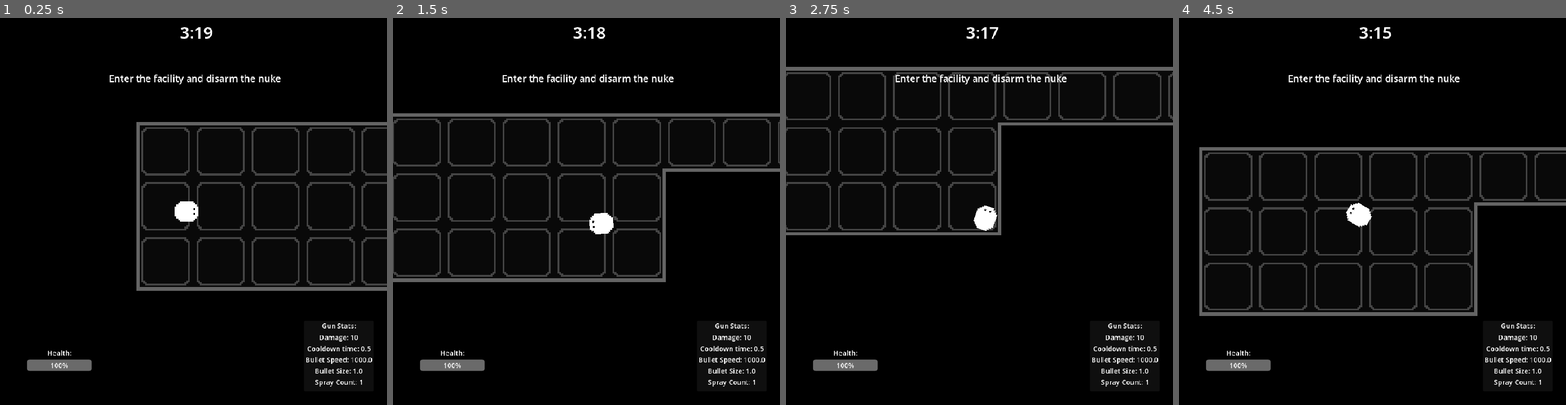
Above: before the commit, frames 1-4 (left to right).
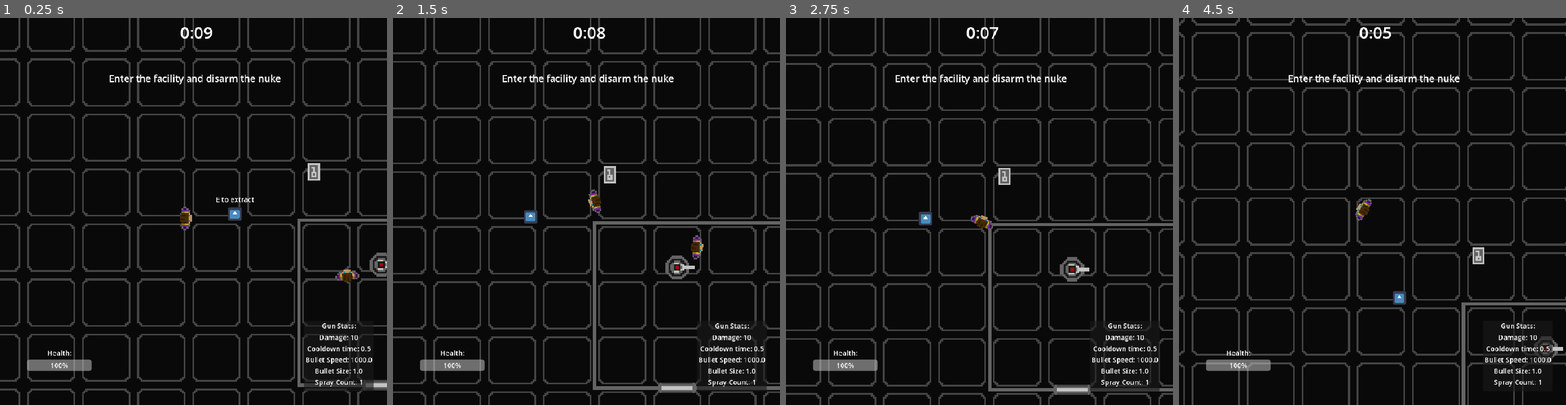
Above: after the commit, the same moments.

Repository: AthertonRoamer/GMTK2026CountDown
Game: Godot game, scene res://framework/main/main.tscn
The game is run twice, just before and just after one commit, with the same random seed, the same clock (stepped at 60 frames per second) and the same inputs. The engine's default icon, where the game draws it, is replaced by a stand-in: a white triangle on a blue panel in a dark square.
Inputs (mouse positions are in pixels of both pictures, inside the frame that each line leads up to):
- Up to frame 1 (0.25 s): no input
- Up to frame 2 (1.5 s): move the mouse to (671, 192) at 0.52 s; hold D (walk_right) 0.53-1.28 s; tap Space (dash) at 0.6 s; move the mouse to (509, 230) at 1.27 s; hold S (walk_down) from 1.28 s (still down); tap R (grab) at 1.35 s
- Up to frame 3 (2.75 s): move the mouse to (1018, 126) at 2.02 s; release S (walk_down) at 2.03 s; hold D (walk_right) from 2.03 s (still down); hold E (interact) from 2.03 s (still down)
- Up to frame 4 (4.5 s): move the mouse to (1353, 288) at 2.77 s; release D (walk_right) at 2.78 s; release E (interact) at 2.78 s; hold W (walk_up) 2.78-3.53 s; tap F (plant) at 2.85 s; move the mouse to (1488, 269) at 3.52 s; press the mouse at (1488, 269) at 3.53 s; hold A (walk_left) from 3.53 s (still down); move the mouse to (1256, 153) at 4.27 s; release the mouse at (1256, 153) at 4.28 s; right-click (1256, 153) at 4.35 s

The runs differ from the first frame. In frame 1, 16% of the frame differs, in the area x 0-100%, y 0-100%; in frame 2, 18%; in frame 3, 16%; in frame 4, 17%.

Commit message:
Added laser sound

Diff:
--- a/framework/game/game.tscn
+++ b/framework/game/game.tscn
@@ -5,11 +5,12 @@
 [ext_resource type="Script" uid="uid://d3p0l0b5841ro" path="res://framework/game/game_level_manager.gd" id="2_erbt7"]
 [ext_resource type="Script" uid="uid://tidjdpqv0mrg" path="res://framework/game/level_system/level/level_data.gd" id="3_edldn"]
 [ext_resource type="PackedScene" uid="uid://e08ckq18wnum" path="res://levels/1_level.tscn" id="4_1qalo"]
+[ext_resource type="PackedScene" uid="uid://d3yeukgb318c1" path="res://test_levels/1_test_level.tscn" id="4_10ul7"]
 [ext_resource type="PackedScene" uid="uid://dgx1wupnepqos" path="res://levels/2_level.tscn" id="4_h6l0g"]
 
 [sub_resource type="Resource" id="Resource_rvnd4"]
 script = ExtResource("3_edldn")
-level_scene = ExtResource("4_h6l0g")
+level_scene = ExtResource("4_10ul7")
 metadata/_custom_type_script = "uid://tidjdpqv0mrg"
 
 [sub_resource type="Resource" id="Resource_y8b25"]
--- a/projectile/generic_gun.gd
+++ b/projectile/generic_gun.gd
@@ -7,6 +7,13 @@
 @export var bullet_size_multiplier : float = 1
 @export var bullet_spray : int = 1
 @export var spray_dif_angle : float = 5
+var sound : AudioStreamPlayer2D
+
+func _ready() -> void:
+	super()
+	sound = AudioStreamPlayer2D.new()
+	sound.stream = preload("res://assets/sound/laser_sound.wav")
+	add_child(sound)
 
 func set_up_projectile() -> Projectile:
 	var new_projectile : Projectile = super()
@@ -33,3 +40,4 @@
 		new_projectile.direction = new_projectile.direction.rotated(i * deg_to_rad(spray_dif_angle))
 		new_projectile.rotation = new_projectile.direction.angle() + PI / 2
 		Main.main.get_world().add_child(new_projectile)
+	sound.play()
--- a/upgrades/upgrade_options/default_upgrade_options.tres
+++ b/upgrades/upgrade_options/default_upgrade_options.tres
@@ -2,23 +2,9 @@
 
 [ext_resource type="Script" uid="uid://cajujnujbocqf" path="res://upgrades/upgrade_options/upgrade_option_list.gd" id="1_e5r4d"]
 [ext_resource type="Script" uid="uid://c3n6t7c8clneh" path="res://upgrades/upgrade_scripts/upgrade.gd" id="2_a2edl"]
-[ext_resource type="Script" uid="uid://dj5w261anjbmk" path="res://upgrades/upgrade_scripts/bullet_size_upgrade.gd" id="3_hvq18"]
-[ext_resource type="Script" uid="uid://c0bv0oa41u8xb" path="res://upgrades/upgrade_scripts/bullet_speed_upgrade.gd" id="4_8r10s"]
 [ext_resource type="Script" uid="uid://b1g7ib35c3lbf" path="res://upgrades/upgrade_scripts/cooldown_upgrade.gd" id="5_tge00"]
 [ext_resource type="Script" uid="uid://cuumjkhrqkrp6" path="res://upgrades/upgrade_scripts/damage_upgrade.gd" id="6_k7mqp"]
 [ext_resource type="Script" uid="uid://d4frsfqiao7v8" path="res://upgrades/upgrade_scripts/spray_upgrade.gd" id="7_0xrea"]
-
-[sub_resource type="Resource" id="Resource_3atvk"]
-script = ExtResource("3_hvq18")
-description = "Buffs bullet size"
-name = "Bullet Size Upgrade"
-metadata/_custom_type_script = "uid://dj5w261anjbmk"
-
-[sub_resource type="Resource" id="Resource_3dsuf"]
-script = ExtResource("4_8r10s")
-description = "Buffs bullet speed"
-name = "Bullet Speed Upgrade"
-metadata/_custom_type_script = "uid://c0bv0oa41u8xb"
 
 [sub_resource type="Resource" id="Resource_glkxx"]
 script = ExtResource("5_tge00")
@@ -40,5 +26,5 @@
 
 [resource]
 script = ExtResource("1_e5r4d")
-upgrade_options = Array[ExtResource("2_a2edl")]([SubResource("Resource_3atvk"), SubResource("Resource_3dsuf"), SubResource("Resource_glkxx"), SubResource("Resource_e5r4d"), SubResource("Resource_hvq18")])
+upgrade_options = Array[ExtResource("2_a2edl")]([SubResource("Resource_glkxx"), SubResource("Resource_e5r4d"), SubResource("Resource_hvq18")])
 metadata/_custom_type_script = "uid://cajujnujbocqf"
Binary file added: assets/art_round_1/Coverart2.png
Not shown, added: assets/art_round_1/Coverart2.png.import
Binary file changed: assets/art_round_1/Key.png
Binary file changed: assets/art_round_1/Nuke.png
Binary file changed: assets/art_round_1/doors_turretx2_control_panel.png
Binary file added: assets/art_round_1/player_and_guns 2.png
Not shown, added: assets/art_round_1/player_and_guns 2.png.import
Binary file changed: assets/art_round_1/player_and_guns.png
Binary file changed: assets/art_round_1/walls_continued.png
Not shown, added: assets/sound/laser_sound.wav.import
Not shown, added: assets/sound/laser_sound.wav
